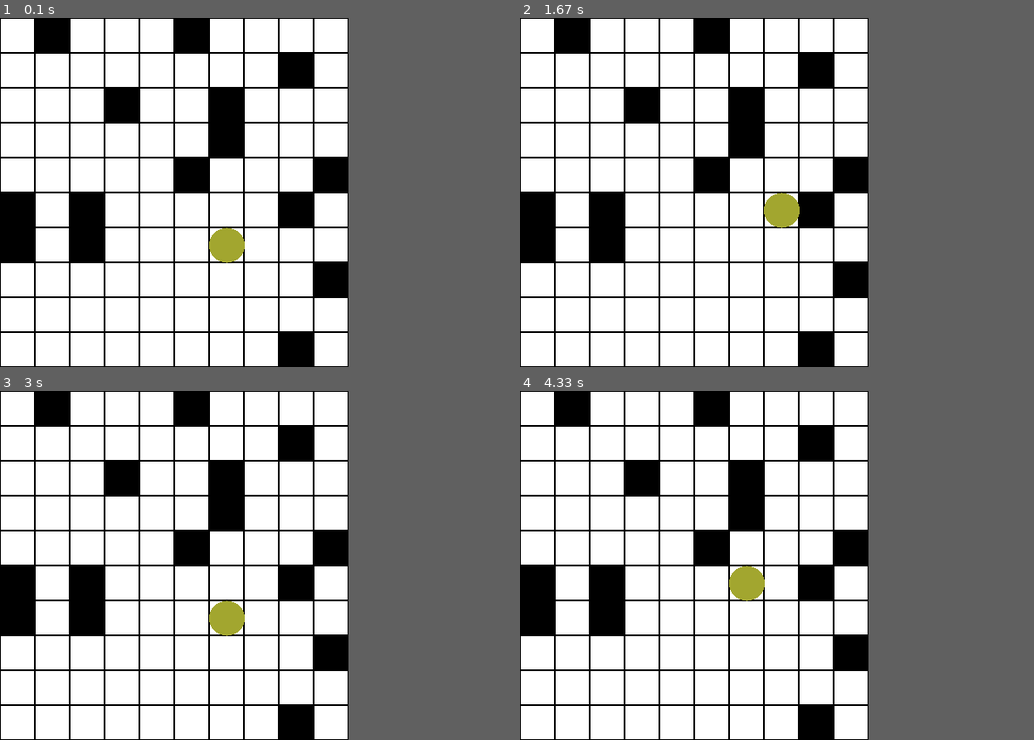
Above: before the commit, frames 1-4 (two rows, left to right).
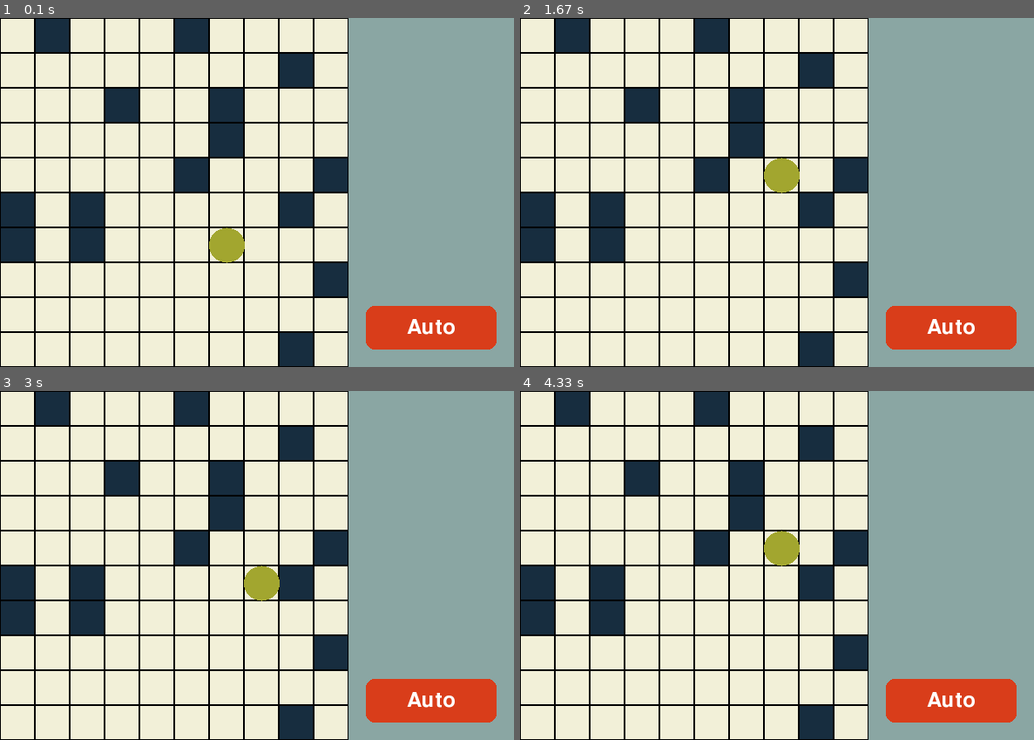
Above: after the commit, the same moments.

Repository: JPJSea/robot_sim_pygame
Game: pygame game, started from robot_simulation/main.py
The game is run twice, just before and just after one commit, with the same random seed, the same clock (stepped at 60 frames per second) and the same inputs.
Inputs (mouse positions are in pixels of both pictures, inside the frame that each line leads up to):
- Up to frame 1 (0.1 s): no input
- Up to frame 2 (1.67 s): tap T at 0.33 s; click (951, 328) at 0.72 s, where only the run after the commit has a clickable "Manual"; hold Right 1-1.47 s; hold Up from 1.5 s (still down)
- Up to frame 3 (3 s): release Up at 1.8 s; hold Right 1.83-2.3 s; hold Left 2.33-2.87 s; hold Down from 2.9 s (still down)
- Up to frame 4 (4.33 s): release Down at 3.2 s; hold Left 3.23-3.63 s; hold Up 3.67-4.03 s; hold Right from 4.07 s (still down)
In our replay, the window is 400x400 before the commit and 590x400 after it. These sizes can differ from the game's own. Grey fills any space a smaller window leaves; there, only what the larger window draws over its background counts as a difference.

The runs differ from the first frame. In frame 1, 64% of the frame differs, in the area x 0-97%, y 0-100%; in frame 2, 64%; in frame 3, 64%; in frame 4, 64%.

Commit message:
Added auto and manual mode switching

Diff:
--- a/robot_simulation/config.py
+++ b/robot_simulation/config.py
@@ -4,5 +4,14 @@
     GRID_WIDTH = 10  # Number of columns
     GRID_HEIGHT = 10  # Number of rows
 
-    WHITE = (255, 255, 255)  # Color for empty cells
-    BLACK = (0, 0, 0)        # Color for obstacles
+    BUTTON_WIDTH = 150
+    BUTTON_HEIGHT = 50
+    BUTTON_PADDING = 20
+
+    WHITE = (255, 255, 255)
+    CREAM = (242, 240, 216)
+    BLACK = (0, 0, 0)
+    BLUE = (23, 45, 63)
+    BROWN = (142, 89, 72)
+    RED = (217, 61, 26)
+    GREEN = (138, 166, 163)
--- a/robot_simulation/grid.py
+++ b/robot_simulation/grid.py
@@ -37,7 +37,7 @@
         for row in range(self.height):
             for col in range(self.width):
                 rect = pygame.Rect(col * Config.CELL_SIZE, row * Config.CELL_SIZE, Config.CELL_SIZE, Config.CELL_SIZE)
-                color = Config.BLACK if self.grid[row][col] == 1 else Config.WHITE  # Obstacles are black
+                color = Config.BLUE if self.grid[row][col] == 1 else Config.CREAM
                 pygame.draw.rect(screen, color, rect)
                 pygame.draw.rect(screen, (0, 0, 0), rect, 1)  # Border for each cell
 
--- a/robot_simulation/main.py
+++ b/robot_simulation/main.py
@@ -1,10 +1,13 @@
+import random
 import pygame
 import pygame.gfxdraw
 
 from .config import Config
 from .robot import Robot
 from .grid import Grid
-from robot_simulation.utils import handle_events, render_screen
+from robot_simulation.ui import render_screen
+from robot_simulation.utils import handle_events
+from robot_simulation.mode import Mode
 
 
 def initialize_game():
@@ -18,19 +21,26 @@
     return grid, robot
 
 def main():
-    """Main game loop to initialize the grid and robot, and handle pygame events."""
+    pygame.init()
 
-    pygame.init()
-    screen = pygame.display.set_mode((Config.GRID_WIDTH * Config.CELL_SIZE, Config.GRID_HEIGHT * Config.CELL_SIZE))
+    screen_width = Config.GRID_WIDTH * Config.CELL_SIZE + Config.BUTTON_WIDTH + 40
+    screen_height = Config.GRID_HEIGHT * Config.CELL_SIZE
+    screen = pygame.display.set_mode((screen_width, screen_height))
     pygame.display.set_caption("Simulated Robot Navigation")
 
     grid, robot = initialize_game()
+    mode = Mode.MANUAL
 
-    running = True
-    while running:
-        running = handle_events(robot)
+    while mode != Mode.QUIT:
+        button_rect = render_screen(screen, grid, robot, mode)
 
-        render_screen(screen, grid, robot)
+        mode = handle_events(robot, mode, button_rect)
+
+        if mode == Mode.AUTONOMOUS:
+            random_direction = random.choice(["up", "down", "left", "right"])
+            robot.move(random_direction)
+
+        pygame.display.flip()
 
     pygame.quit()
 
--- /dev/null
+++ b/robot_simulation/mode.py
@@ -0,0 +1,8 @@
+from enum import Enum
+
+from pygame import QUIT
+
+class Mode(Enum):
+    MANUAL = "manual"
+    AUTONOMOUS = "autonomous"
+    QUIT = "quit"
--- /dev/null
+++ b/robot_simulation/ui.py
@@ -0,0 +1,53 @@
+from os import confstr
+import pygame
+from pygame import Surface
+from robot_simulation import config
+from robot_simulation.config import Config
+from robot_simulation.grid import Grid
+from robot_simulation.robot import Robot
+from robot_simulation.mode import Mode
+
+def render_screen(screen: Surface, grid: Grid, robot: Robot, mode: Mode) -> pygame.Rect:
+    screen_width, screen_height = screen.get_size()
+
+    screen.fill((255, 255, 255))
+
+    grid_width = Config.GRID_WIDTH * Config.CELL_SIZE
+
+    button_column_width = screen_width - grid_width
+
+    grid.draw(screen)
+
+    button_area = pygame.Rect(grid_width, 0, button_column_width, screen_height)
+    pygame.draw.rect(screen, Config.GREEN, button_area)
+
+    padding = Config.BUTTON_PADDING
+    button_width = Config.BUTTON_WIDTH
+    button_height = Config.BUTTON_HEIGHT
+
+    button_rect = pygame.Rect(0, 0, button_width, button_height)
+    button_rect.bottomright = (button_area.right - padding, button_area.bottom - padding)
+
+    button_rect = draw_toggle_button(screen, mode, button_rect.x, button_rect.y, button_width, button_height)
+
+    robot.draw(screen)
+
+    pygame.display.flip()
+    return button_rect
+
+
+def draw_toggle_button(screen: Surface, mode: Mode, x: int, y: int, button_width: int, button_height: int) -> pygame.Rect:
+    font = pygame.font.Font(None, 36)
+    button_text = "Manual" if mode == Mode.AUTONOMOUS else "Auto"
+
+    button_color = Config.RED
+    text_color = Config.WHITE
+
+    button_rect = pygame.Rect(x, y, button_width, button_height)
+    pygame.draw.rect(screen, button_color, button_rect, border_radius=10)
+
+    text_surface = font.render(button_text, True, text_color)
+    text_rect = text_surface.get_rect(center=button_rect.center)
+    screen.blit(text_surface, text_rect)
+
+    return button_rect
--- a/robot_simulation/utils.py
+++ b/robot_simulation/utils.py
@@ -1,13 +1,13 @@
+from typing import Optional
 import pygame
-from pygame import Surface
+from robot_simulation.robot import Robot
+from robot_simulation.mode import Mode
 
-from robot_simulation.config import Config
-from robot_simulation.robot import Robot
-from robot_simulation.grid import Grid
+def handle_events(robot: Robot, mode: Mode, button_rect: pygame.Rect) -> Mode:
+    """Handle quit event, movement keys, and UI button clicks.
 
-def handle_events(robot: Robot) -> bool:
-    """Handle quit event and movement keys."""
-
+    Returns the updated mode, or Mode.QUIT if a quit event is detected.
+    """
     key_to_direction = {
         pygame.K_UP: "up",
         pygame.K_DOWN: "down",
@@ -17,17 +17,16 @@
 
     for event in pygame.event.get():
         if event.type == pygame.QUIT:
-            return False
+            return Mode.QUIT
         elif event.type == pygame.KEYDOWN:
-            direction = key_to_direction.get(event.key)
-            if direction:
-                robot.move(direction)
+            if mode == Mode.MANUAL:
+                direction = key_to_direction.get(event.key)
+                if direction:
+                    robot.move(direction)
+            if event.key == pygame.K_t:
+                mode = Mode.AUTONOMOUS if mode == Mode.MANUAL else Mode.MANUAL
+        elif event.type == pygame.MOUSEBUTTONDOWN:
+            if button_rect.collidepoint(event.pos):
+                mode = Mode.AUTONOMOUS if mode == Mode.MANUAL else Mode.MANUAL
 
-    return True
-
-def render_screen(screen: Surface, grid: Grid, robot: Robot) -> None:
-    """Render the grid and the robot on the screen."""
-    screen.fill(Config.WHITE)
-    grid.draw(screen)
-    robot.draw(screen)
-    pygame.display.flip()
+    return mode
